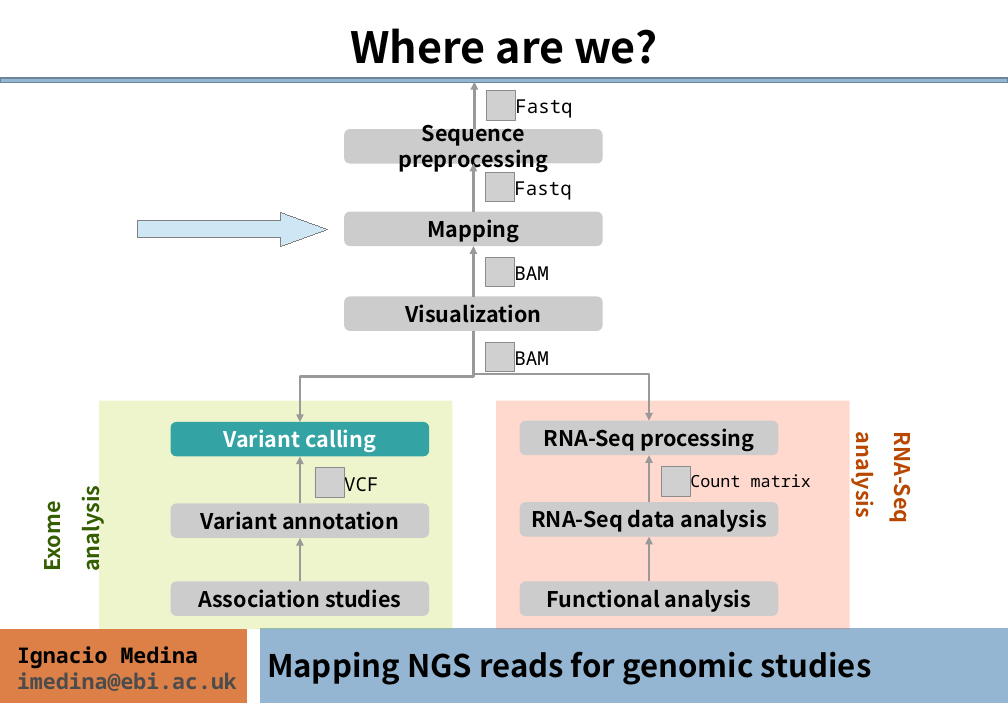
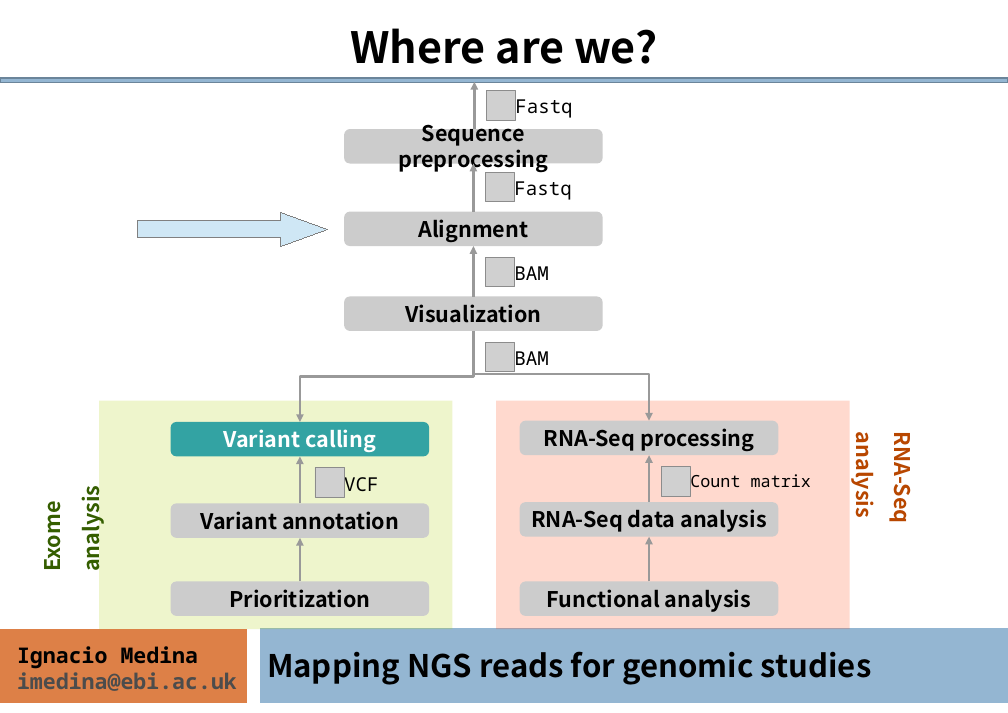
Before and after one commit to ngs-course/ngs-course.github.io, a slide deck: slide 2 of Course_Materials/alignment/presentation/ngs-read-mapping-imedina-mda14.odp. Drawn at 1008x713 pixels with LibreOffice and Linux fonts; fonts in the diff are those of the drawing; grey boxes stand for pictures. Boxes give left, top, right and bottom in pixels: in the first picture for what was removed or moved away, otherwise in the second. Text is boxed around its words. In the diff, an @@ line names an element or a change of style, - is before the commit and + after.

Commit message:
alignment: definitive slides done

```diff
--- a/Course_Materials/alignment/presentation/ngs-read-mapping-imedina-mda14.odp
+++ b/Course_Materials/alignment/presentation/ngs-read-mapping-imedina-mda14.odp
@@ text in rounded rectangle at <box>418,219,528,242</box>: text changed @@
-Mapping
+Alignment
@@ text in rounded rectangle at <box>229,589,370,608</box>: text changed @@
-Association studies
+Prioritization
```
Also in this commit, not shown: 16 other slides changed, 1 other file.
